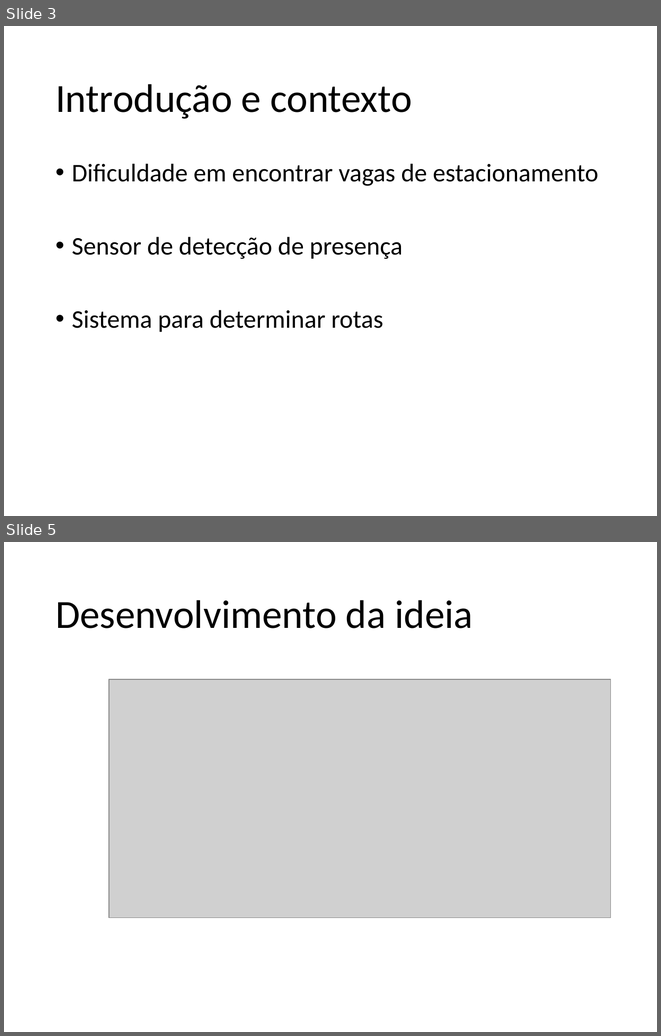
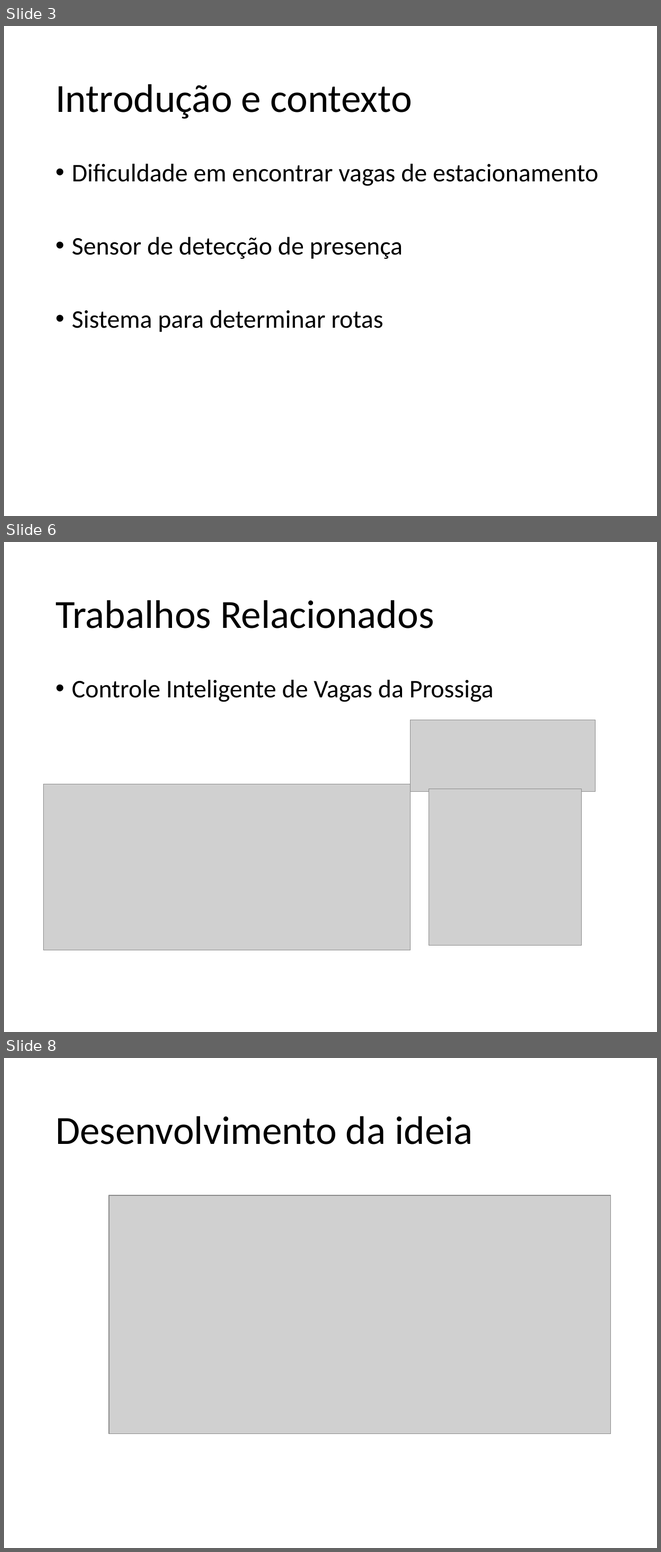
Before and after one commit to MortdecaiX/Oficina, a slide deck: Apresentação - Projeto.pptx. Shown one above the other, each under a label of ours: slides 3 and 5 before the commit, slides 3, 6 and 8 after it; the slides between them are not shown. The pictures are 661x1036 and 661x1552 pixels, drawn with LibreOffice and Linux fonts; fonts in the diff are those of the drawing; grey boxes stand for pictures; background and template pictures are left out. Boxes give left, top, right and bottom in pixels: in the first picture for what was removed or moved away, otherwise in the second. Text is boxed around its words. In the diff, an @@ line names an element or a change of style, - is before the commit and + after.

Commit message:
Trabalhos Relacionados e Funcionamento

```diff
--- a/Apresentação - Projeto.pptx
+++ b/Apresentação - Projeto.pptx
@@ slide 6 added at [4, 542, 657, 1032], background picture (left out) @@
@@ title added at [55, 600, 434, 628], 44 pt, text #000000 @@
+Trabalhos Relacionados
@@ text added at [72, 679, 494, 702], 28 pt, text #000000 @@
+• Controle Inteligente de Vagas da Prossiga
@@ picture added at [410, 720, 595, 792] @@
@@ picture added at [44, 784, 410, 950] @@
@@ picture added at [429, 789, 581, 945] @@
@@ text added at [213, 950, 283, 953], 18 pt, text #000000, bold @@
+PARKHELP
@@ what was slide 5 is now slide 8 @@
```
Also in this commit, not shown: 1 slide changed, 3 other slides added.
